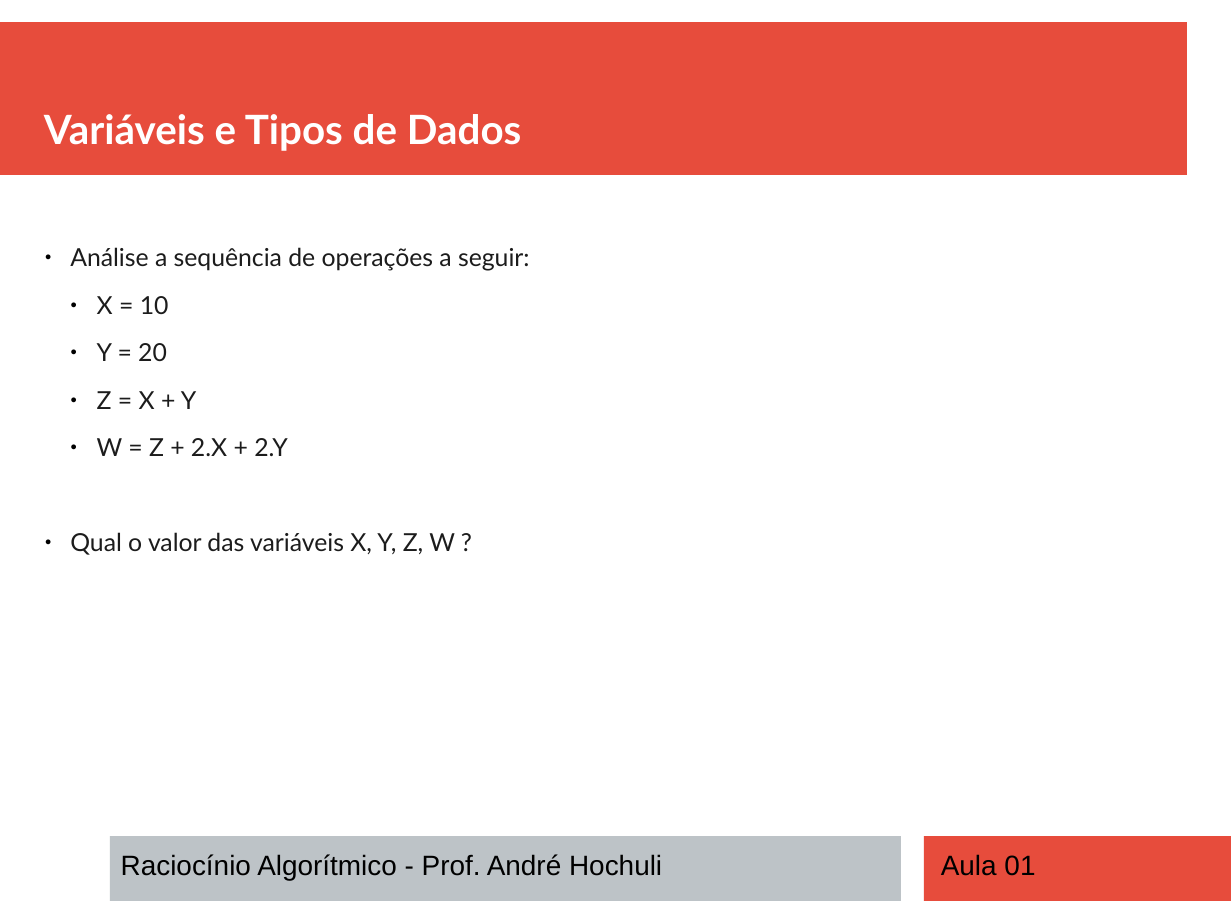
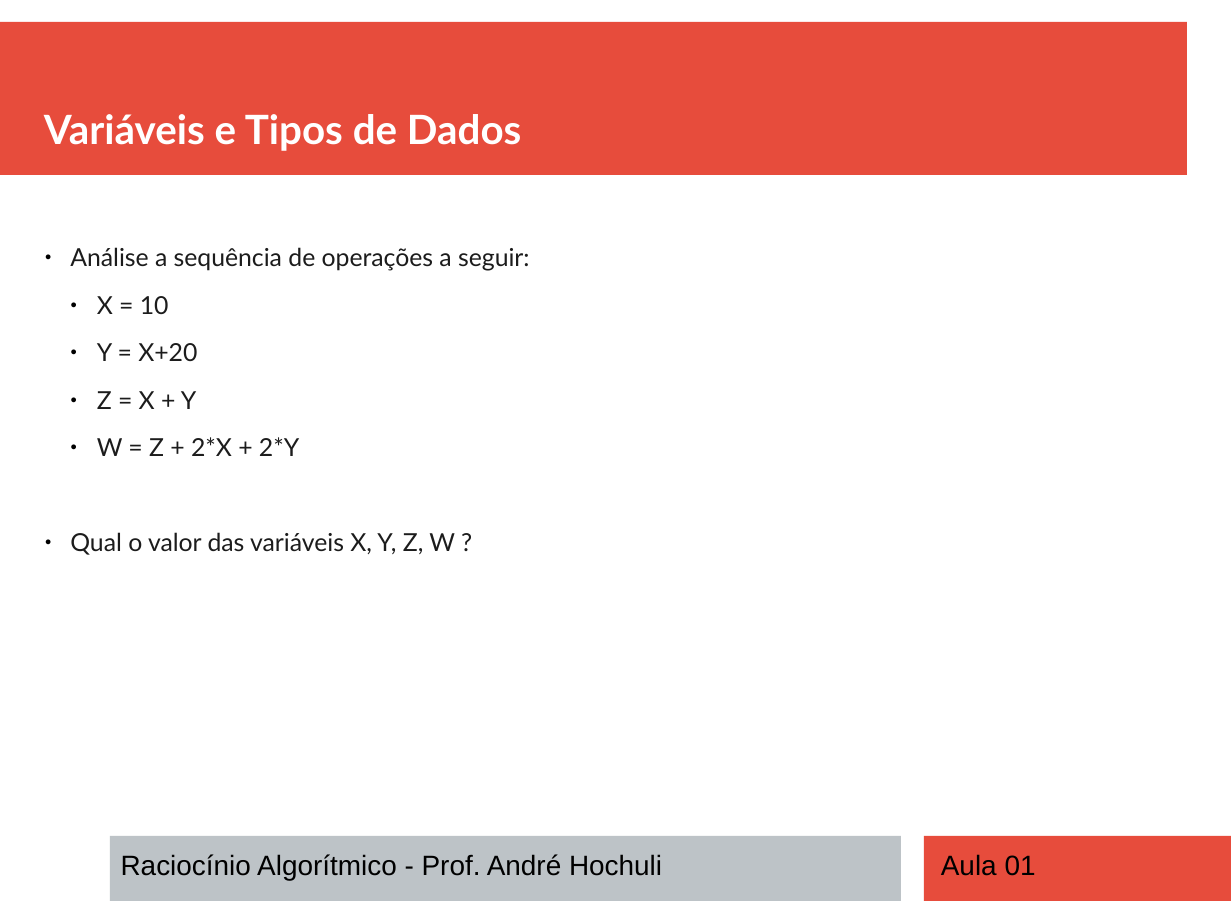
Before and after one commit to andrehochuli/teaching, a slide deck: slide 15 of RaciocinioAlgoritmico/Aula 01 - Introdução/Aula 01 - Introdução.pptx (slide 14 before the commit). Drawn at 1232x924 pixels with LibreOffice and Linux fonts; fonts in the diff are those of the drawing. Boxes give left, top, right and bottom in pixels: in the first picture for what was removed or moved away, otherwise in the second. Text is boxed around its words. In the diff, an @@ line names an element or a change of style, - is before the commit and + after.

```diff
--- a/RaciocinioAlgoritmico/Aula 01 - Introdução/Aula 01 - Introdução.pptx
+++ b/RaciocinioAlgoritmico/Aula 01 - Introdução/Aula 01 - Introdução.pptx
@@ text at box(97, 343, 197, 361): text changed @@
-  ● Y = 20
+  ● Y = X+20
@@ text at box(97, 437, 299, 456): text changed @@
-  ● W = Z + 2.X + 2.Y
+  ● W = Z + 2*X + 2*Y
```
Also in this commit, not shown: 5 other slides changed, 1 slide added, 25 other files.
